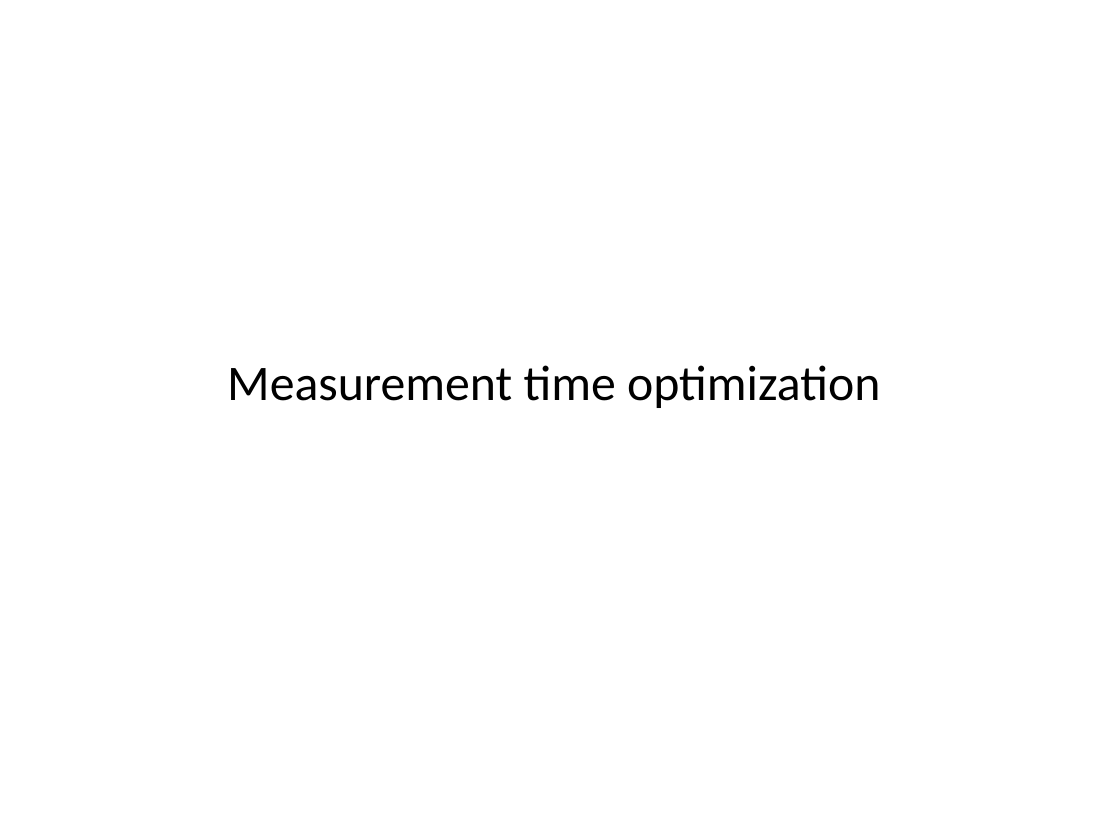
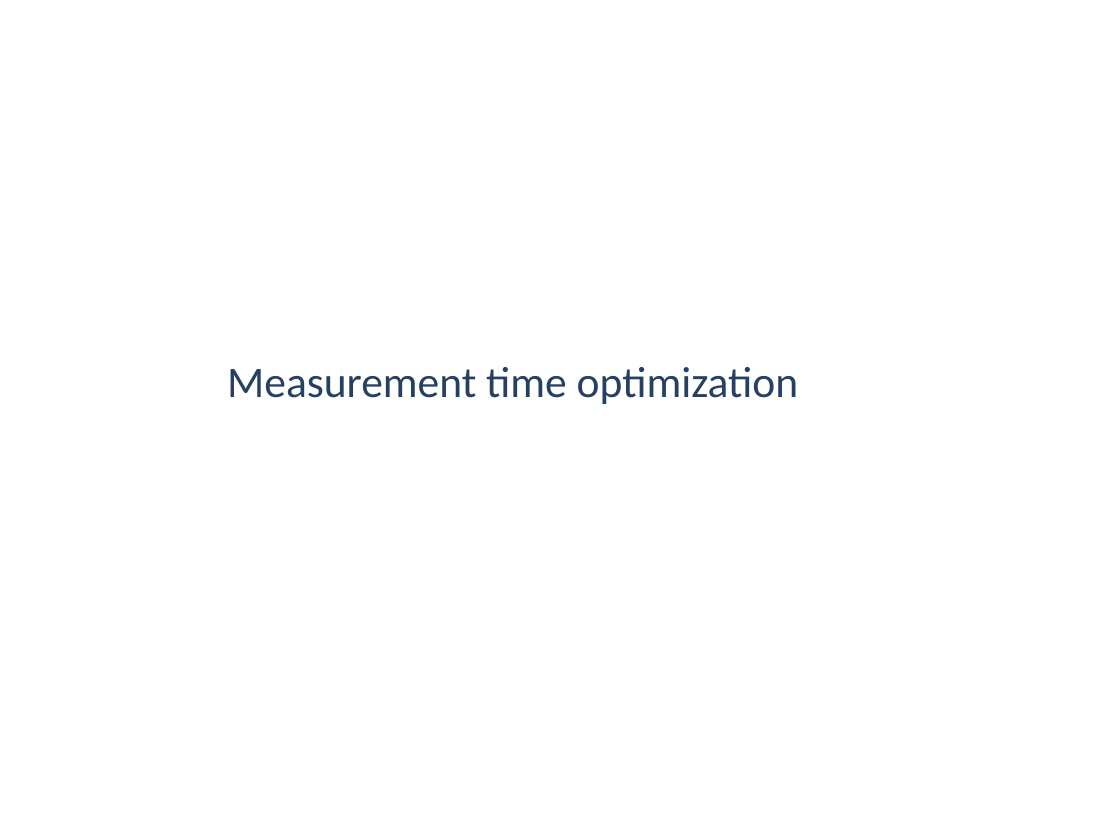
Before and after one commit to starpum/Master-Thesis, a slide deck: slide 13 of presentation/Soutenance.pptx. Drawn at 1120x840 pixels with LibreOffice and Linux fonts; fonts in the diff are those of the drawing; background and template pictures are left out. Boxes give left, top, right and bottom in pixels: in the first picture for what was removed or moved away, otherwise in the second. Text is boxed around its words. In the diff, an @@ line names an element or a change of style, - is before the commit and + after.

```diff
--- a/presentation/Soutenance.pptx
+++ b/presentation/Soutenance.pptx
@@ title "Measurement time optimization" at <box>227,367,799,404</box>: size 32 to 28 pt, text colour #000000 to #254061 @@
```
Also in this commit, not shown: 26 other slides changed, 18 other files.
